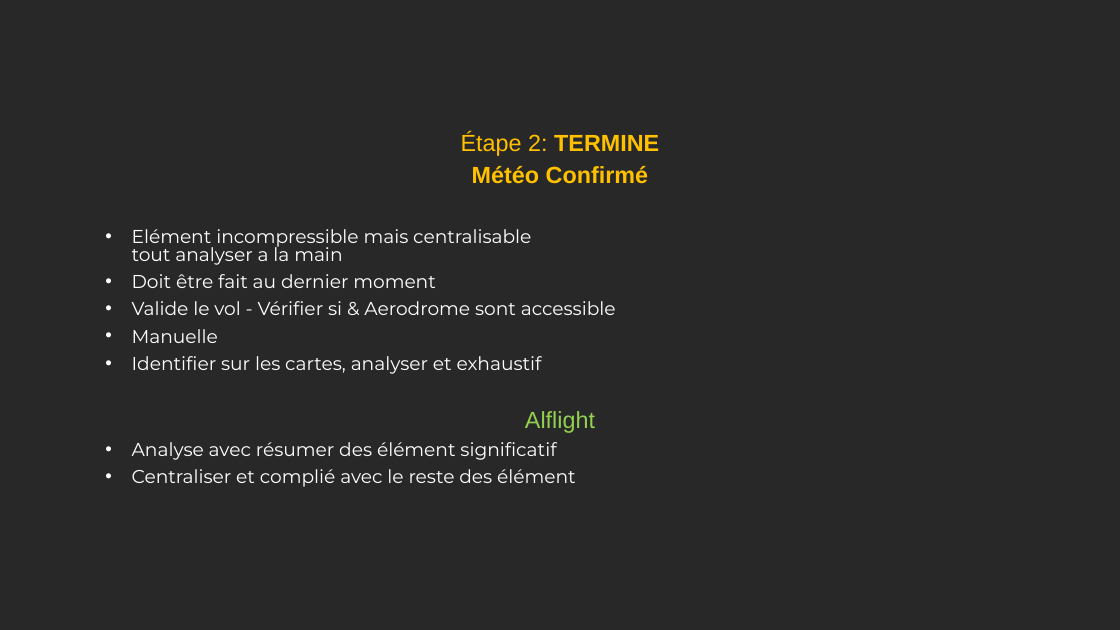
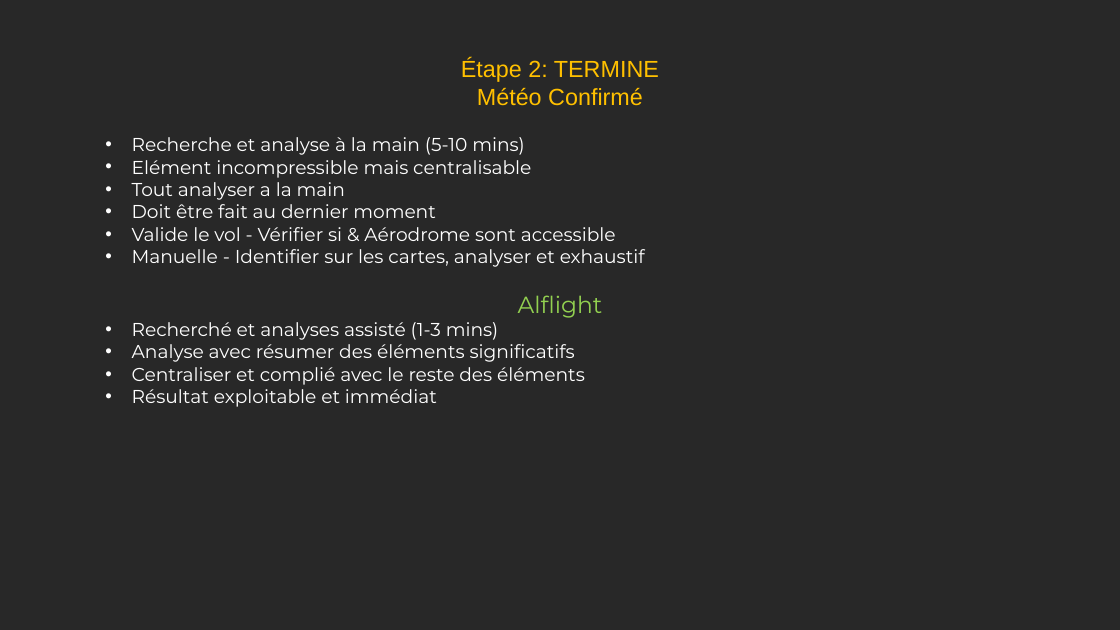
Before and after one commit to Ne0hermes/alflight, a slide deck: slide 11 of ALFlight_Presentation_Complete.pptx. Drawn at 1120x630 pixels with LibreOffice and Linux fonts; fonts in the diff are those of the drawing. Boxes give left, top, right and bottom in pixels: in the first picture for what was removed or moved away, otherwise in the second. Text is boxed around its words. In the diff, an @@ line names an element or a change of style, - is before the commit and + after.

```diff
--- a/ALFlight_Presentation_Complete.pptx
+++ b/ALFlight_Presentation_Complete.pptx
@@ text "Étape 2: TERMINE" moved from (x1=132, y1=133, x2=659, y2=487) to (x1=132, y1=59, x2=659, y2=407) @@
@@ text at (x1=132, y1=59, x2=659, y2=318): bold off in "TERMINE", "Météo Confirmé"; font Arial to Montserrat in "Alflight"; line spacing 0.8 to 1; less space between paragraphs @@
@@ text at (x1=132, y1=137, x2=531, y2=200): text changed @@
-• Elément incompressible mais centralisable
-  tout analyser a la main
+• Recherche et analyse à la main (5-10 mins)
+• Elément incompressible mais centralisable
+• Tout analyser a la main
@@ text at (x1=132, y1=227, x2=645, y2=267): text changed @@
-• Valide le vol - Vérifier si & Aerodrome sont accessible
-• Manuelle
-• Identifier sur les cartes, analyser et exhaustif
+• Valide le vol - Vérifier si & Aérodrome sont accessible
+• Manuelle - Identifier sur les cartes, analyser et exhaustif
@@ text at (x1=132, y1=322, x2=585, y2=407): text changed @@
-• Analyse avec résumer des élément significatif
-• Centraliser et complié avec le reste des élément
+• Recherché et analyses assisté (1-3 mins)
+• Analyse avec résumer des éléments significatifs
+• Centraliser et complié avec le reste des éléments
+• Résultat exploitable et immédiat
```
Also in this commit, not shown: 16 other slides changed, 10 slides added, 17 slides removed, 6 other files.
